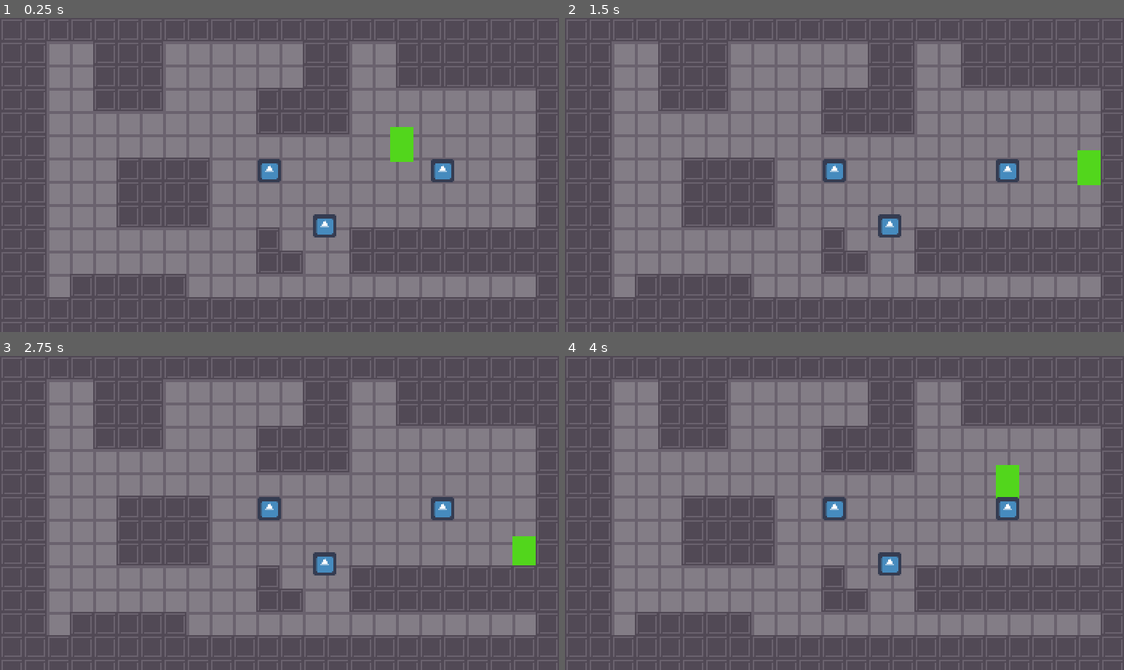
Above: before the commit, frames 1-4 (two rows, left to right).
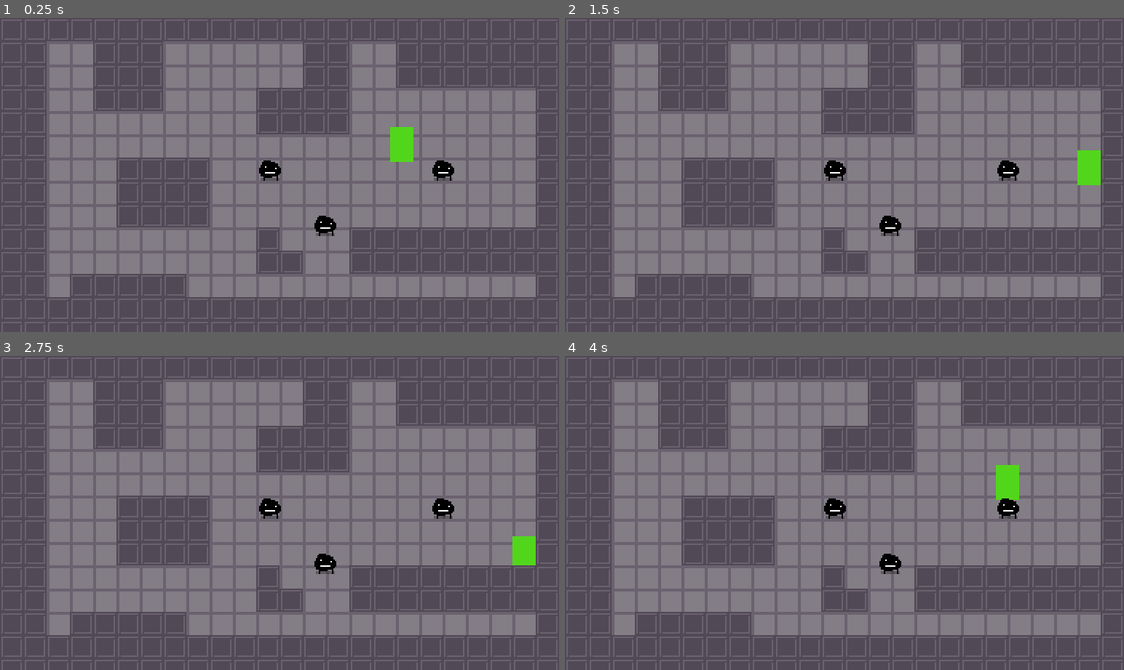
Above: after the commit, the same moments.

Repository: jiink/flask-quest
Game: Godot game, scene res://Rooms/TestRoom/TestRoom.tscn
Same seed, same stepped clock (60 frames per second), same inputs: the game is played once before the commit and once after it. The engine's default icon, where the game draws it, is replaced by a stand-in: a white triangle on a blue panel in a dark square.
Inputs:
- Up to frame 1 (0.25 s): no input
- Up to frame 2 (1.5 s): tap Enter at 0.5 s; hold Right (right) 0.53-1.28 s; hold A (x) 0.53-1.28 s; tap Z (a) at 0.6 s; hold Down (down) from 1.28 s (still down); tap A (x) at 1.35 s
- Up to frame 3 (2.75 s): tap Z (a) at 1.55, 2.1 s; release Down (down) at 2.03 s; hold Right (right) from 2.03 s (still down); hold A (x) from 2.03 s (still down)
- Up to frame 4 (4 s): tap Space at 2.75 s; release Right (right) at 2.78 s; release A (x) at 2.78 s; hold Up (up) 2.78-3.53 s; tap A (x) at 2.85 s; tap Z (a) at 3.05, 3.6 s; hold Left (left) from 3.53 s (still down); hold A (x) from 3.53 s (still down)

The runs differ from the first frame. In frame 1, 0.9% of the frame differs, in the area x 46-82%, y 44-70%; in frame 2, 0.9%; in frame 3, 0.9%; in frame 4, 0.9%.

Commit message:
Arguments can now be passed through with functions in diagpiece nodes.

Diff:
--- a/Engine/dialogue/Diag.gd
+++ b/Engine/dialogue/Diag.gd
@@ -85,11 +85,13 @@
 		$TextBox.add_font_override("font", text_font)
 
 	#get choices
+
 	for D in target_piece.get_children():
 		if D.key != "Null":
 			choices.append(D.key)
 
 	if not choices.empty():
+		selected_choice = 0
 		$Choices/Choice1.text = choices[0]
 		$Choices/Choice2.text = choices[1]
 	else:
@@ -141,7 +143,22 @@
 	# function
 	if target_piece.function != "":
 		if target_tree.get_parent().has_method(target_piece.function):
-			target_tree.get_parent().call(target_piece.function)
+			# help me
+			match target_piece.args.size():
+				0:
+					target_tree.get_parent().call(target_piece.function)
+				1:
+					target_tree.get_parent().call(target_piece.function, target_piece.args[0])
+				2:
+					target_tree.get_parent().call(target_piece.function, target_piece.args[0], target_piece.args[1])
+				3:
+					target_tree.get_parent().call(target_piece.function, target_piece.args[0], target_piece.args[1], target_piece.args[2])
+				4:
+					target_tree.get_parent().call(target_piece.function, target_piece.args[0], target_piece.args[1], target_piece.args[2], target_piece.args[3])
+				5:
+					target_tree.get_parent().call(target_piece.function, target_piece.args[0], target_piece.args[1], target_piece.args[2], target_piece.args[3], target_piece.args[4])
+		else:
+			print("diag function not found")
 
 func next_letter_time():
 	if text_index < new_text.length() - 1:
--- a/Engine/dialogue/DiagPiece.gd
+++ b/Engine/dialogue/DiagPiece.gd
@@ -7,3 +7,4 @@
 export(String, "(none)", "neutral", "openmouth", "sidemouth", "happy", "cute", "sad", "suspicious", "crying", "cryingloud", "grin", "bigsurprise", "biggersurprise", "angry", "misc", "surprise", "stare", "smug") var expression = "(none)"
 export(Texture) var face_texture = null
 export(String) var function = ""
+export(Array) var args
--- a/NPC/Boque/Boque.gd
+++ b/NPC/Boque/Boque.gd
@@ -1,4 +1,6 @@
 extends Node2D
+
+var x = 0
 
 signal talk(obj)
 
@@ -8,5 +10,10 @@
 func interact():
 	emit_signal("talk", self)
 
-func test_react():
-	print("AAAAAAAAAAAAA")
+func test_react(foo, x, y):
+	print(foo + str(x + y))
+
+
+func enter_battle():
+	print("battle time")
+	get_tree().change_scene("res://Engine/Battle/BattleScene.tscn")
--- a/NPC/Boque/Boque.tscn
+++ b/NPC/Boque/Boque.tscn
@@ -1,21 +1,21 @@
 [gd_scene load_steps=4 format=2]
 
 [ext_resource path="res://NPC/Boque/Boque.gd" type="Script" id=1]
-[ext_resource path="res://icon.png" type="Texture" id=2]
+[ext_resource path="res://NPC/Boque/boque.png" type="Texture" id=2]
 
 [sub_resource type="RectangleShape2D" id=1]
 
 custom_solver_bias = 0.0
 extents = Vector2( 8, 2.56506 )
 
-[node name="Boque" type="Node2D" index="0"]
+[node name="Boque" type="Node2D"]
 
 script = ExtResource( 1 )
+_sections_unfolded = [ "Transform" ]
 
 [node name="Sprite" type="Sprite" parent="." index="0"]
 
 position = Vector2( 0, -7 )
-scale = Vector2( 0.25, 0.25 )
 texture = ExtResource( 2 )
 _sections_unfolded = [ "Transform" ]
 
